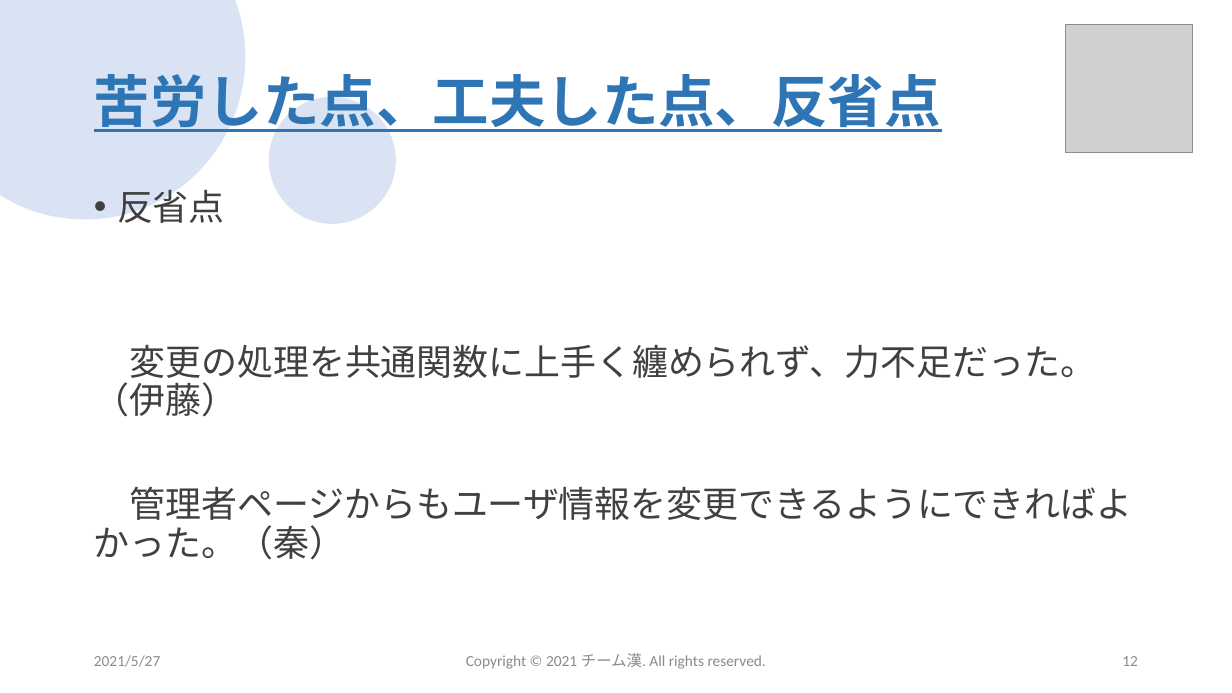
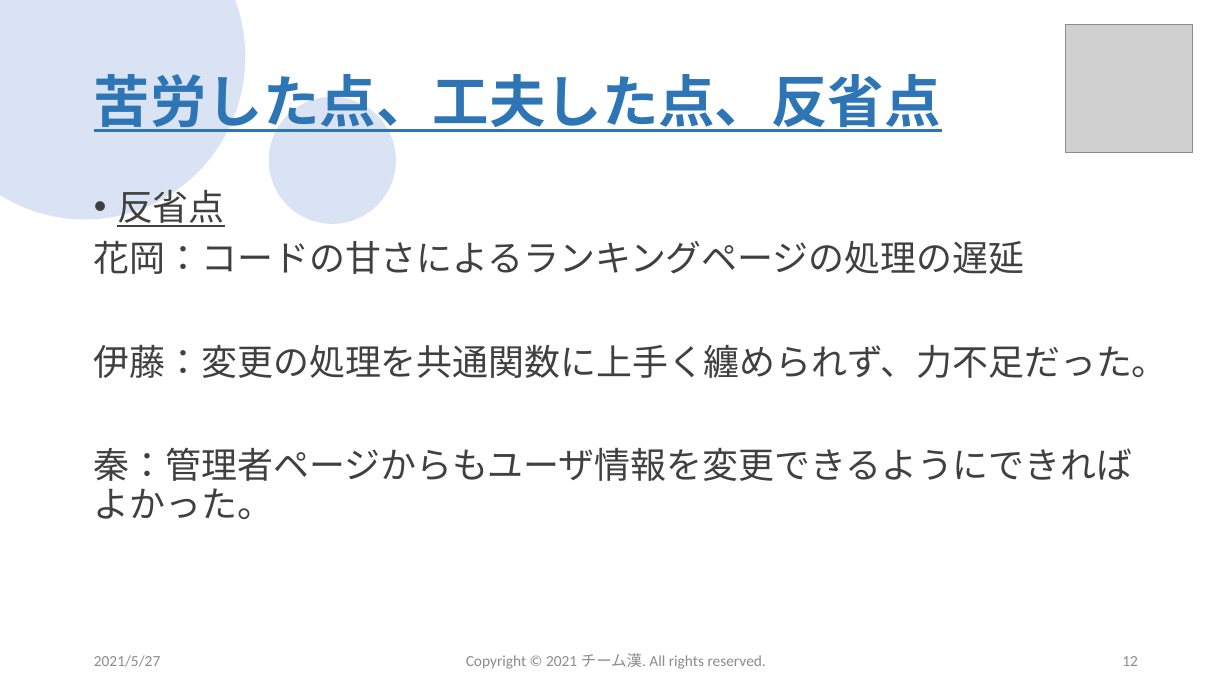
Before and after one commit to sss-sr2021/GUYS, a slide deck: slide 12 of 提出物/チーム漢_成果発表会プレゼン資料.pptx. Drawn at 1232x693 pixels with LibreOffice and Linux fonts; fonts in the diff are those of the drawing; grey boxes stand for pictures; background and template pictures are left out. Boxes give left, top, right and bottom in pixels: in the first picture for what was removed or moved away, otherwise in the second. Text is boxed around its words. In the diff, an @@ line names an element or a change of style, - is before the commit and + after.

Commit message:
プレゼン資料変更

```diff
--- a/提出物/チーム漢_成果発表会プレゼン資料.pptx
+++ b/提出物/チーム漢_成果発表会プレゼン資料.pptx
@@ text at [117, 189, 225, 227]: underline on in "反省点" @@
@@ text at [94, 241, 1168, 519]: text changed @@
-変更の処理を共通関数に上手く纏められず、力不足だった。（伊藤）
-管理者ページからもユーザ情報を変更できるようにできればよかった。（秦）
+花岡：コードの甘さによるランキングページの処理の遅延
+伊藤：変更の処理を共通関数に上手く纏められず、力不足だった。
+秦：管理者ページからもユーザ情報を変更できるようにできればよかった。
```
Also in this commit, not shown: 8 other slides changed.
